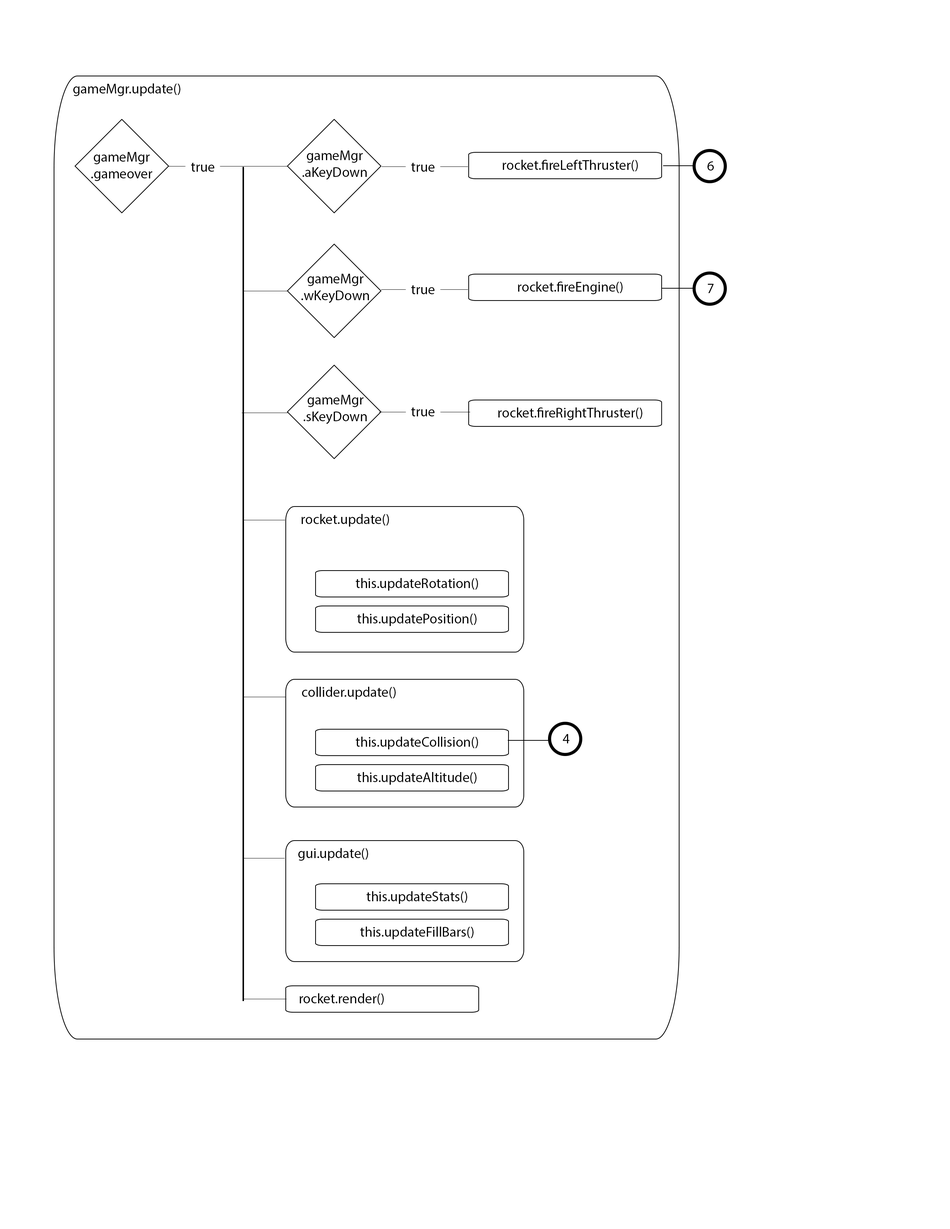
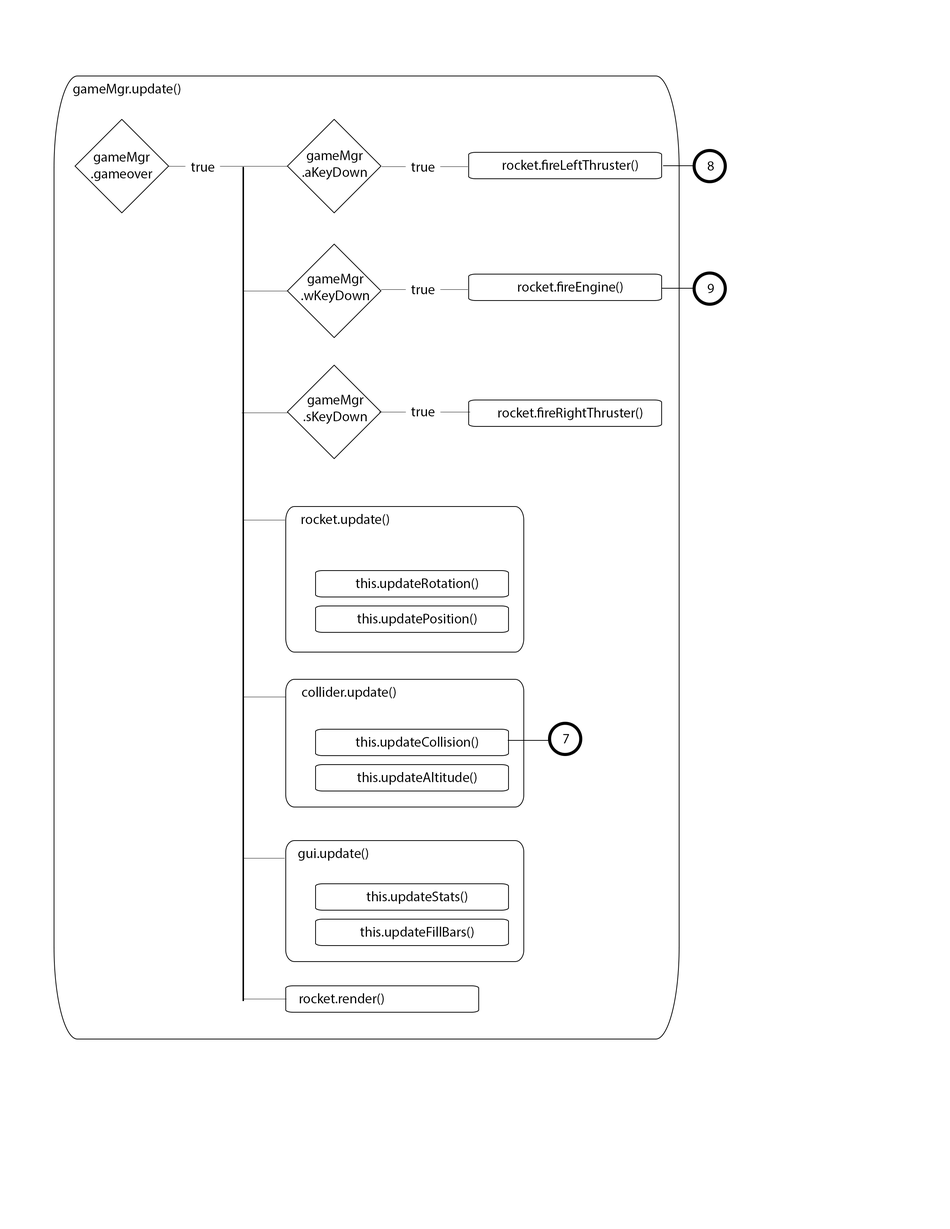
Layers edited between the first and the second 950x1229 image:
renamed "7" to "9", painted on it over [707, 283, 714, 294]
renamed "6" to "8", painted on it over [707, 161, 714, 171]
renamed "4" to "7", painted on it over [562, 734, 570, 744]
